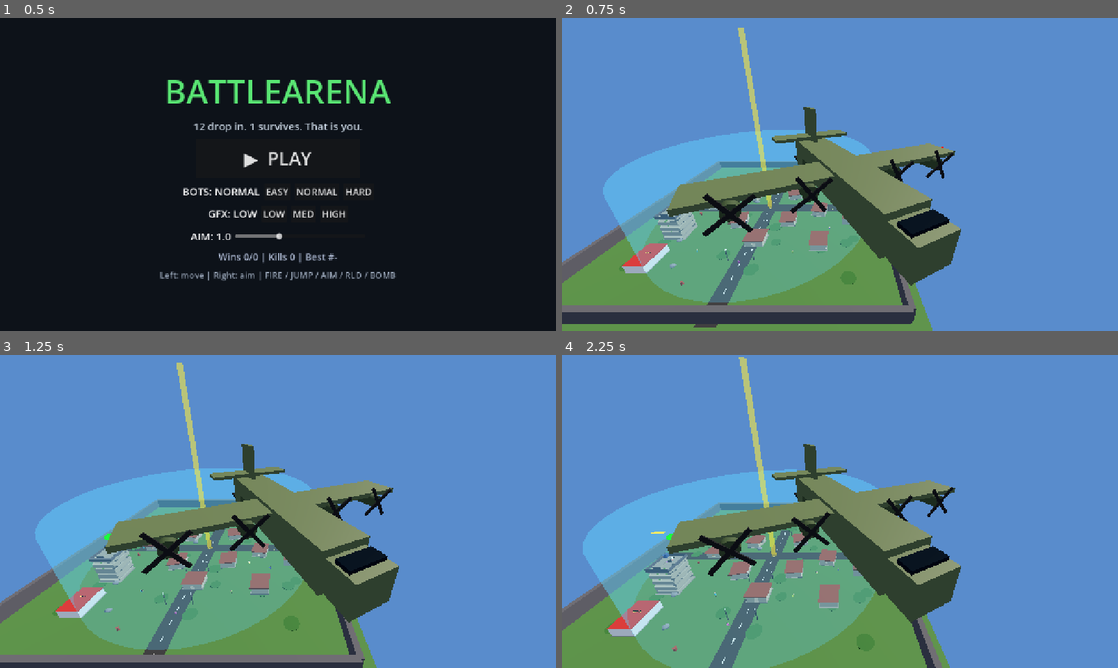
Above: before the commit, frames 1-4 (two rows, left to right).
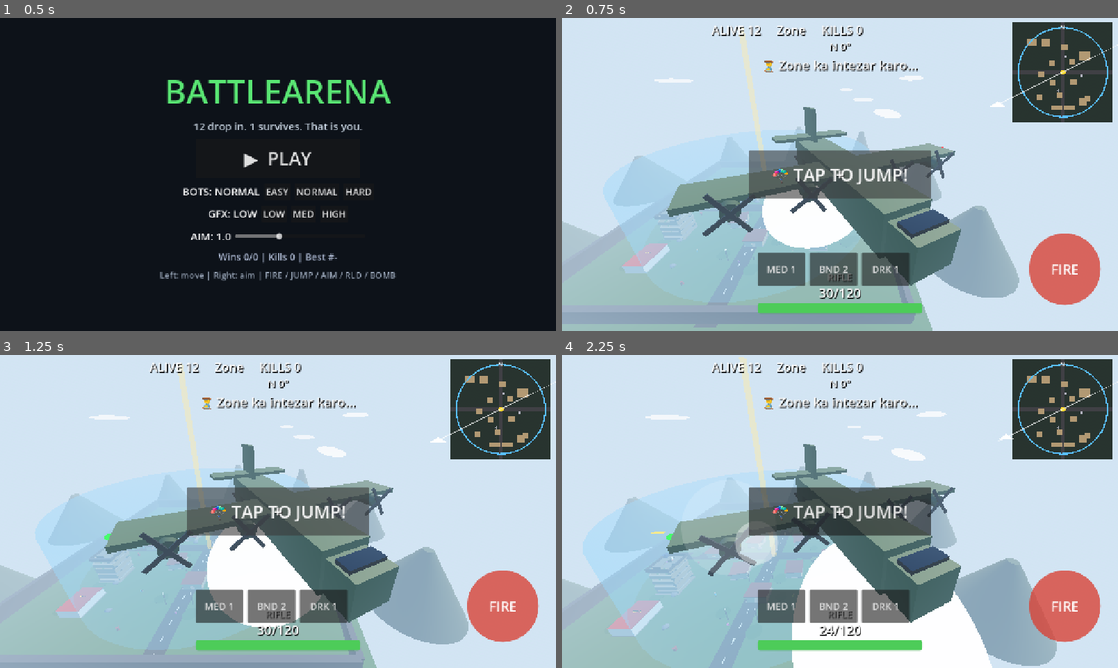
Above: after the commit, the same moments.

Repository: Srizvi786/Exrranner
Game: Godot game, scene res://scenes/main_menu.tscn
Two runs of this game, one before a commit and one after it. Both use one fixed random seed, a clock stepped at 60 frames per second and the inputs below.
Inputs (mouse positions are in pixels of both pictures, inside the frame that each line leads up to):
- Up to frame 1 (0.5 s): no input
- Up to frame 2 (0.75 s): click "▶ PLAY" at 0.5 s
- Up to frame 3 (1.25 s): no input
- Up to frame 4 (2.25 s): move the mouse to (962, 495) at 1.27 s; hold D (move_right) 1.28-2 s; hold Space (fire) 1.28-2 s; click (962, 495) at 1.42 s; drag from (728, 527) to (812, 574) at 2.02 s

Frame 1 is identical in both runs. In frame 2, 99% of the frame differs, in the area x 0-100%, y 0-100%; in frame 3, 99%; in frame 4, 99%.
Error before the commit: Parse Error: Cannot infer the type of "throt" variable because the value doesn't have a set type. (res://scripts/vehicle.gd:117)

Commit message:
V2.2: runtime-death fix (3 script errors) + sky/mountains + zone indicator + CI gate

Diff:
--- a/scripts/arena.gd
+++ b/scripts/arena.gd
@@ -64,6 +64,7 @@
 
 var sun: DirectionalLight3D
 var env: Environment
+var sky_mat: ProceduralSkyMaterial
 
 const LOCATIONS := [
 	{"n": "Milta Town", "p": Vector2(0, 0)},
@@ -143,14 +144,50 @@
 	add_child(sun)
 	var env_node := WorldEnvironment.new()
 	env = Environment.new()
-	env.background_mode = Environment.BG_COLOR
-	env.background_color = Color(0.35, 0.55, 0.8)
-	env.ambient_light_source = Environment.AMBIENT_SOURCE_COLOR
-	env.ambient_light_color = Color(0.55, 0.6, 0.7)
-	env.ambient_light_energy = 0.9
+	var sky := Sky.new()
+	sky_mat = ProceduralSkyMaterial.new()
+	sky_mat.sky_top_color = Color(0.25, 0.5, 0.85)
+	sky_mat.sky_horizon_color = Color(0.7, 0.85, 0.95)
+	sky_mat.ground_bottom_color = Color(0.2, 0.25, 0.2)
+	sky_mat.ground_horizon_color = Color(0.7, 0.8, 0.85)
+	sky_mat.sun_angle_max = 12.0
+	sky.sky_material = sky_mat
+	env.background_mode = Environment.BG_SKY
+	env.sky = sky
+	env.ambient_light_source = Environment.AMBIENT_SOURCE_SKY
+	env.ambient_light_energy = 0.7
 	env.tonemap_mode = Environment.TONE_MAPPER_FILMIC
+	env.fog_enabled = true
+	env.fog_light_color = Color(0.7, 0.8, 0.9)
+	env.fog_density = 0.004
 	env_node.environment = env
 	add_child(env_node)
+	# Door pahad (void chhupao) + badal
+	var mtn_m := _mat(Color(0.3, 0.38, 0.3))
+	for i in 10:
+		var a := TAU * i / 10.0
+		var mtn := MeshInstance3D.new()
+		var cone := CylinderMesh.new()
+		cone.top_radius = 2.0
+		cone.bottom_radius = randf_range(14.0, 22.0)
+		cone.height = randf_range(25.0, 40.0)
+		mtn.mesh = cone
+		mtn.material_override = mtn_m
+		mtn.position = Vector3(cos(a) * 105.0, 8.0, sin(a) * 105.0)
+		add_child(mtn)
+	var cloud_m := StandardMaterial3D.new()
+	cloud_m.albedo_color = Color(1, 1, 1)
+	cloud_m.shading_mode = BaseMaterial3D.SHADING_MODE_UNSHADED
+	for i in 8:
+		var cl := MeshInstance3D.new()
+		var cs := SphereMesh.new()
+		cs.radius = 1.0
+		cs.height = 1.0
+		cl.mesh = cs
+		cl.material_override = cloud_m
+		cl.scale = Vector3(randf_range(8, 14), randf_range(1.5, 2.5), randf_range(4, 7))
+		cl.position = Vector3(randf_range(-90, 90), randf_range(55, 75), randf_range(-90, 90))
+		add_child(cl)
 
 
 func _build_ground_roads() -> void:
@@ -697,6 +734,9 @@
 		player.global_position = plane.position + Vector3(0, -1, 0)
 		flight_cam.position = plane.position + Vector3(-20, 9, 0)
 		flight_cam.look_at(plane.position)
+		if hud != null:
+			var over := Vector2(plane.position.x, plane.position.z).distance_to(zone_center) < zone_radius
+			hud.call("set_plane_hint", over)
 		if k > 0.45 and not reminded_1:
 			reminded_1 = true
 			toast("Zone neeche hai - JUMP dabao!")
@@ -970,8 +1010,10 @@
 	var k: float = clampf(match_t / 260.0, 0.0, 1.0)
 	sun.rotation.x = lerpf(-0.9, -0.4, k)
 	sun.light_color = Color(1, lerpf(0.96, 0.6, k), lerpf(0.9, 0.35, k))
-	env.background_color = Color(lerpf(0.35, 0.45, k), lerpf(0.55, 0.3, k), lerpf(0.8, 0.35, k))
-	env.ambient_light_energy = lerpf(0.9, 0.55, k)
+	if sky_mat != null:
+		sky_mat.sky_top_color = Color(lerpf(0.25, 0.15, k), lerpf(0.5, 0.2, k), lerpf(0.85, 0.45, k))
+		sky_mat.sky_horizon_color = Color(lerpf(0.7, 0.95, k), lerpf(0.85, 0.5, k), lerpf(0.95, 0.3, k))
+	env.ambient_light_energy = lerpf(0.7, 0.45, k)
 
 
 # ---------- COMBAT HELPERS ----------
--- a/scripts/hud.gd
+++ b/scripts/hud.gd
@@ -77,7 +77,7 @@
 		draw_arc(w2m.call(zc), arena_ref.zone_radius / 130.0 * s, 0, TAU, 48, Color(0.35, 0.75, 1), 3.0)
 		# Air-drop
 		if arena_ref.airdrop_active:
-			var ap := arena_ref.airdrop_pos
+			var ap: Vector3 = arena_ref.airdrop_pos
 			draw_circle(w2m.call(Vector2(ap.x, ap.z)), 5.0, Color(1, 0.9, 0.2))
 		# Landing target flag
 		if bool(arena_ref.get("has_target")):
@@ -510,6 +510,13 @@
 		plane_btn.visible = false
 
 
+func set_plane_hint(over: bool) -> void:
+	if over:
+		msg_label.text = "🟢 ZONE NICHE HAI - JUMP DABAO!"
+	else:
+		msg_label.text = "⏳ Zone ka intezar karo..."
+
+
 func toast(msg: String) -> void:
 	toast_label.text = msg
 	toast_t = 2.5
--- a/scripts/vehicle.gd
+++ b/scripts/vehicle.gd
@@ -114,8 +114,8 @@
 	else:
 		velocity.y = 0.0
 	if driver != null:
-		var throt := -driver.move_input.y
-		var steer := driver.move_input.x
+		var throt: float = -float(driver.move_input.y)
+		var steer: float = float(driver.move_input.x)
 		speed = move_toward(speed, throt * MAX_SPEED, ACCEL * delta * (1.0 if abs(throt) > 0.05 else 3.0))
 		if abs(speed) > 0.5:
 			rotation.y -= steer * TURN * delta * sign(speed)
--- /dev/null
+++ b/test/smoke.gd
@@ -0,0 +1,46 @@
+extends SceneTree
+## Headless smoke test: arena load, jump, landing, sab state print karo.
+
+var arena: Node3D
+var frame := 0
+var errors := 0
+
+
+func _initialize() -> void:
+	var ps: PackedScene = load("res://scenes/arena.tscn")
+	if ps == null:
+		print("SMOKE FAIL: arena.tscn load nahi hui")
+		errors += 1
+		return
+	arena = ps.instantiate()
+	root.add_child(arena)
+	print("SMOKE f0: state=", arena.state, " fighters=", arena.fighters.size(), " player=", arena.player != null)
+
+
+func _process(_delta: float) -> bool:
+	frame += 1
+	if arena == null:
+		return frame > 30
+	if frame == 30:
+		print("SMOKE f30: state=", arena.state, " plane=", arena.plane != null)
+		print("SMOKE f30: hud=", arena.hud != null, " player_alive=", arena.player.alive)
+	if frame == 60:
+		arena.player_jump()
+		print("SMOKE f60: jumped state=", arena.state)
+	if frame == 120:
+		var p = arena.player
+		print("SMOKE f120: y=", snapped(p.global_position.y, 0.1), " hud_plane_btn=", arena.hud.plane_btn.visible)
+	if frame == 700:
+		var p2 = arena.player
+		print("SMOKE f700: state=", arena.state, " pos=", p2.global_position, " alive=", p2.alive)
+		var inside: bool = abs(p2.global_position.x) <= 64.0 and abs(p2.global_position.z) <= 64.0
+		print("SMOKE inside_map=", inside, " fighters_left=", arena.fighters.size())
+		if arena.state != "play":
+			print("SMOKE FAIL: land nahi hua, state=", arena.state)
+			errors += 1
+		if not inside:
+			print("SMOKE FAIL: map se bahar landing!")
+			errors += 1
+		print("SMOKE DONE errors=", errors)
+		return true
+	return false
Not shown, changed: export_presets.cfg
Not shown, added: icon.svg.import
Not shown, changed: .github/workflows/android-build.yml
